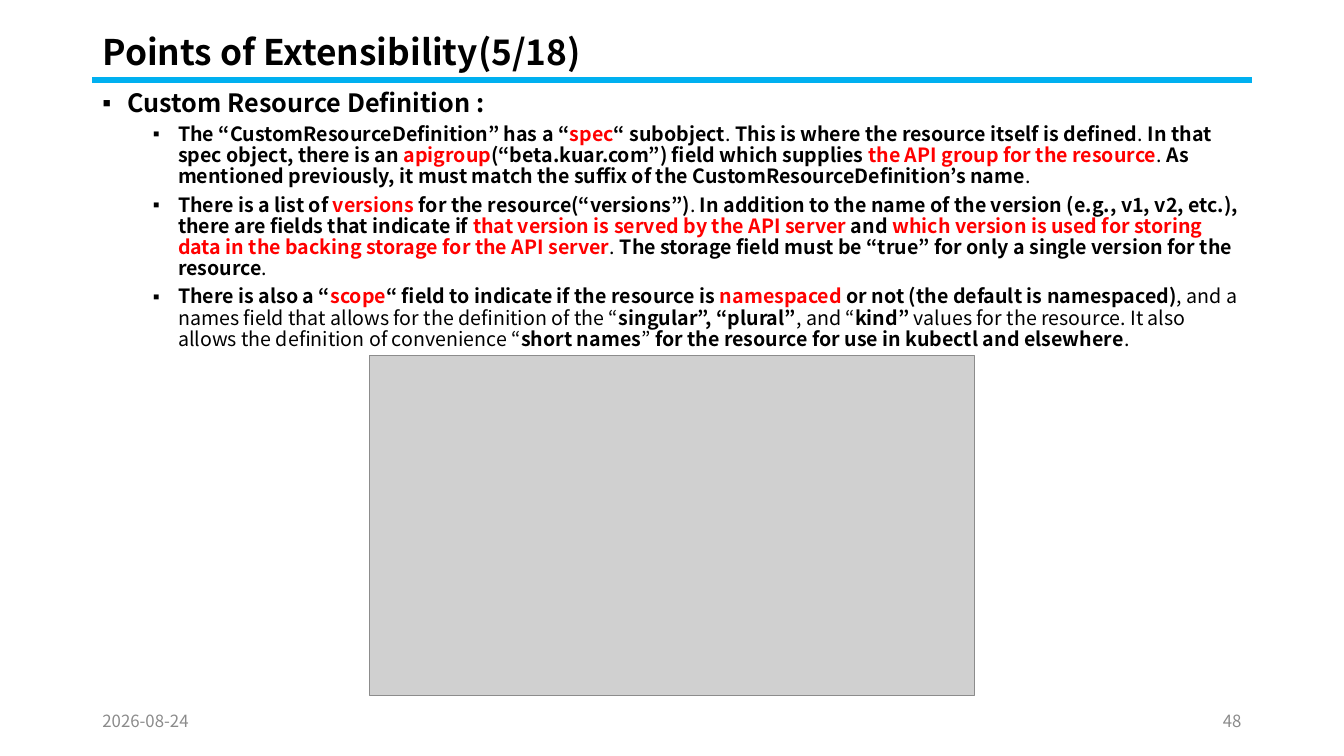
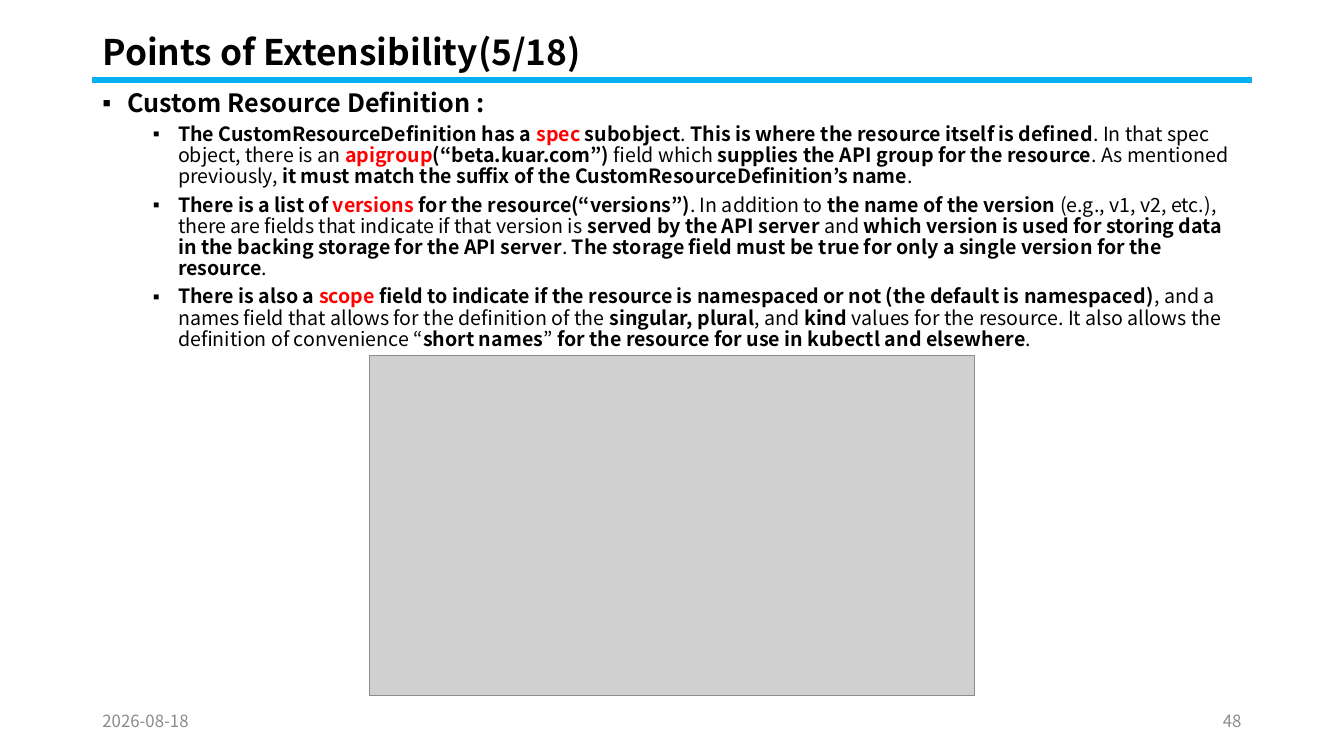
Before and after one commit to knix008/TestSimulator, a slide deck: slide 48 of Kubernetes/Kubernetes Part 05-2026.08.25.pptx. Drawn at 1344x756 pixels with LibreOffice and Linux fonts; fonts in the diff are those of the drawing; grey boxes stand for pictures. Boxes give left, top, right and bottom in pixels: in the first picture for what was removed or moved away, otherwise in the second. Text is boxed around its words. In the diff, an @@ line names an element or a change of style, - is before the commit and + after.

```diff
--- a/Kubernetes/Kubernetes Part 05-2026.08.25.pptx
+++ b/Kubernetes/Kubernetes Part 05-2026.08.25.pptx
@@ text at box(178, 125, 1228, 347): text changed @@
-  ▪ The “CustomResourceDefinition” has a “spec“ subobject. This is where the resource itself is defined. In that spec object, there is an apigroup(“beta.kuar.com”) field which supplies the API group for the resource. As mentioned previously, it must match the suffix of the CustomResourceDefinition’s name.
-  ▪ There is a list of versions for the resource(“versions”). In addition to the name of the version (e.g., v1, v2, etc.), there are fields that indicate if that version is served by the API server and which version is used for storing data in the backing storage for the API server. The storage field must be “true” for only a single version for the resource.
-  ▪ There is also a “scope“ field to indicate if the resource is namespaced or not (the default is namespaced), and a names field that allows for the definition of the “singular”, “plural”, and “kind” values for the resource. It also allows the definition of convenience “short names” for the resource for use in kubectl and elsewhere.
+  ▪ The CustomResourceDefinition has a spec subobject. This is where the resource itself is defined. In that spec object, there is an apigroup(“beta.kuar.com”) field which supplies the API group for the resource. As mentioned previously, it must match the suffix of the CustomResourceDefinition’s name.
+  ▪ There is a list of versions for the resource(“versions”). In addition to the name of the version (e.g., v1, v2, etc.), there are fields that indicate if that version is served by the API server and which version is used for storing data in the backing storage for the API server. The storage field must be true for only a single version for the resource.
+  ▪ There is also a scope field to indicate if the resource is namespaced or not (the default is namespaced), and a names field that allows for the definition of the singular, plural, and kind values for the resource. It also allows the definition of convenience “short names” for the resource for use in kubectl and elsewhere.
@@ text at box(102, 714, 188, 727): text changed @@
-2026-08-24
+2026-08-18
```
Also in this commit, not shown: 101 other slides changed, 17 other files.
